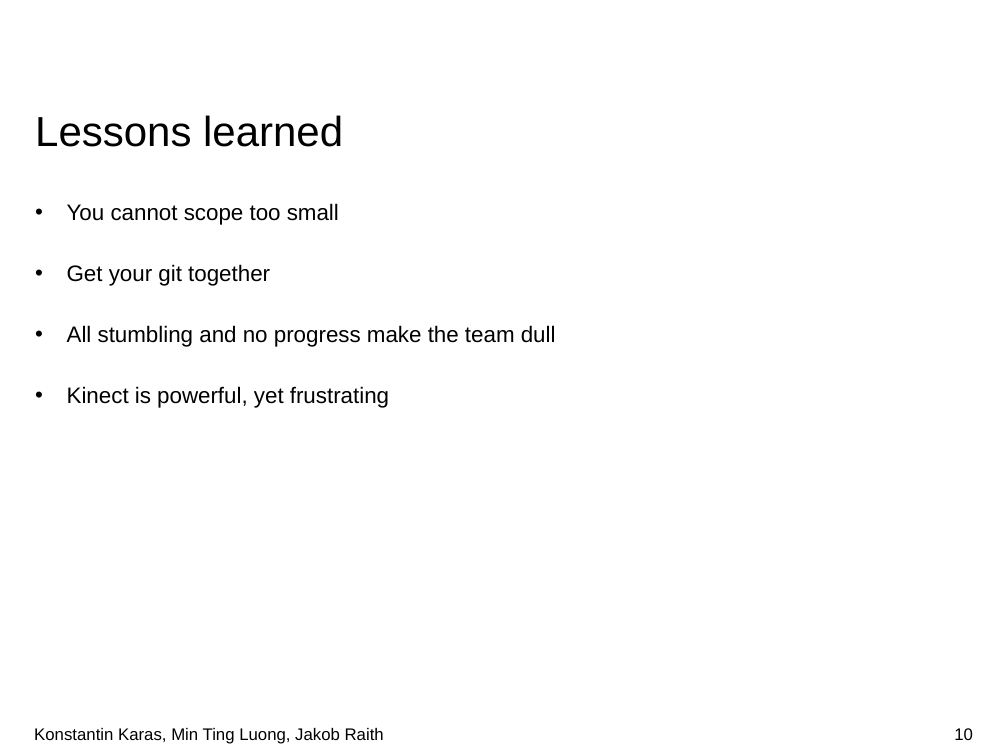
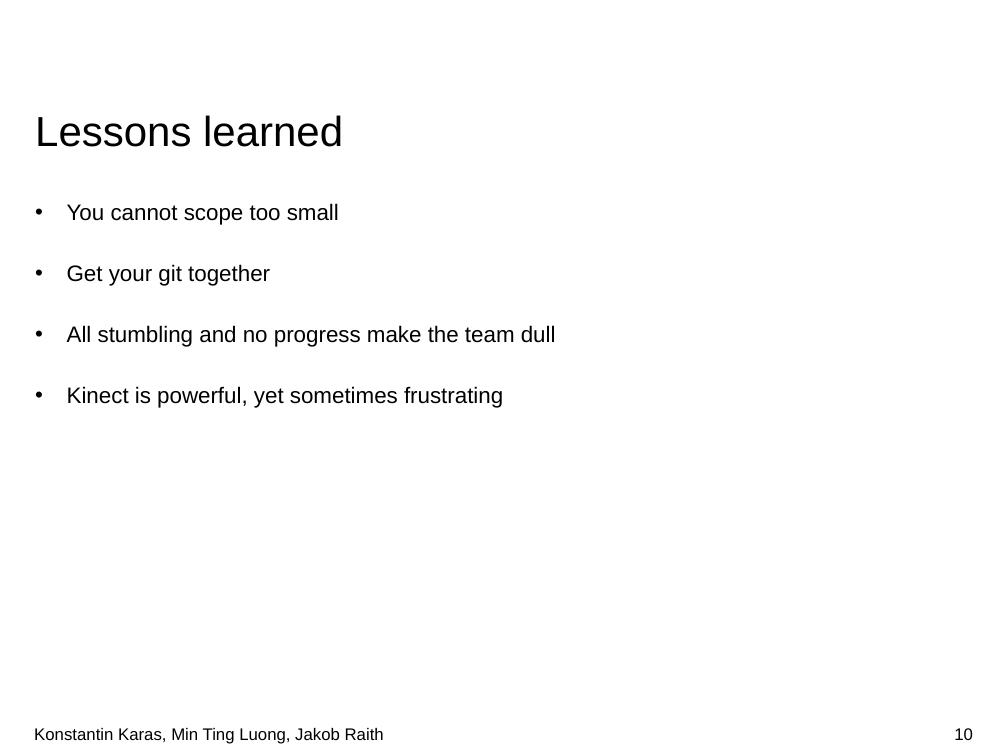
Before and after one commit to doingitraith/TaViS2019, a slide deck: slide 10 of Documents/Presentation.pptx. Drawn at 1008x756 pixels with LibreOffice and Linux fonts; fonts in the diff are those of the drawing; background and template pictures are left out. Boxes give left, top, right and bottom in pixels: in the first picture for what was removed or moved away, otherwise in the second. Text is boxed around its words. In the diff, an @@ line names an element or a change of style, - is before the commit and + after.

```diff
--- a/Documents/Presentation.pptx
+++ b/Documents/Presentation.pptx
@@ text at <box>67,386,503,408</box>: text changed @@
-• Kinect is powerful, yet frustrating
+• Kinect is powerful, yet sometimes frustrating
```
Also in this commit, not shown: 3 other slides changed, 1 other file.
